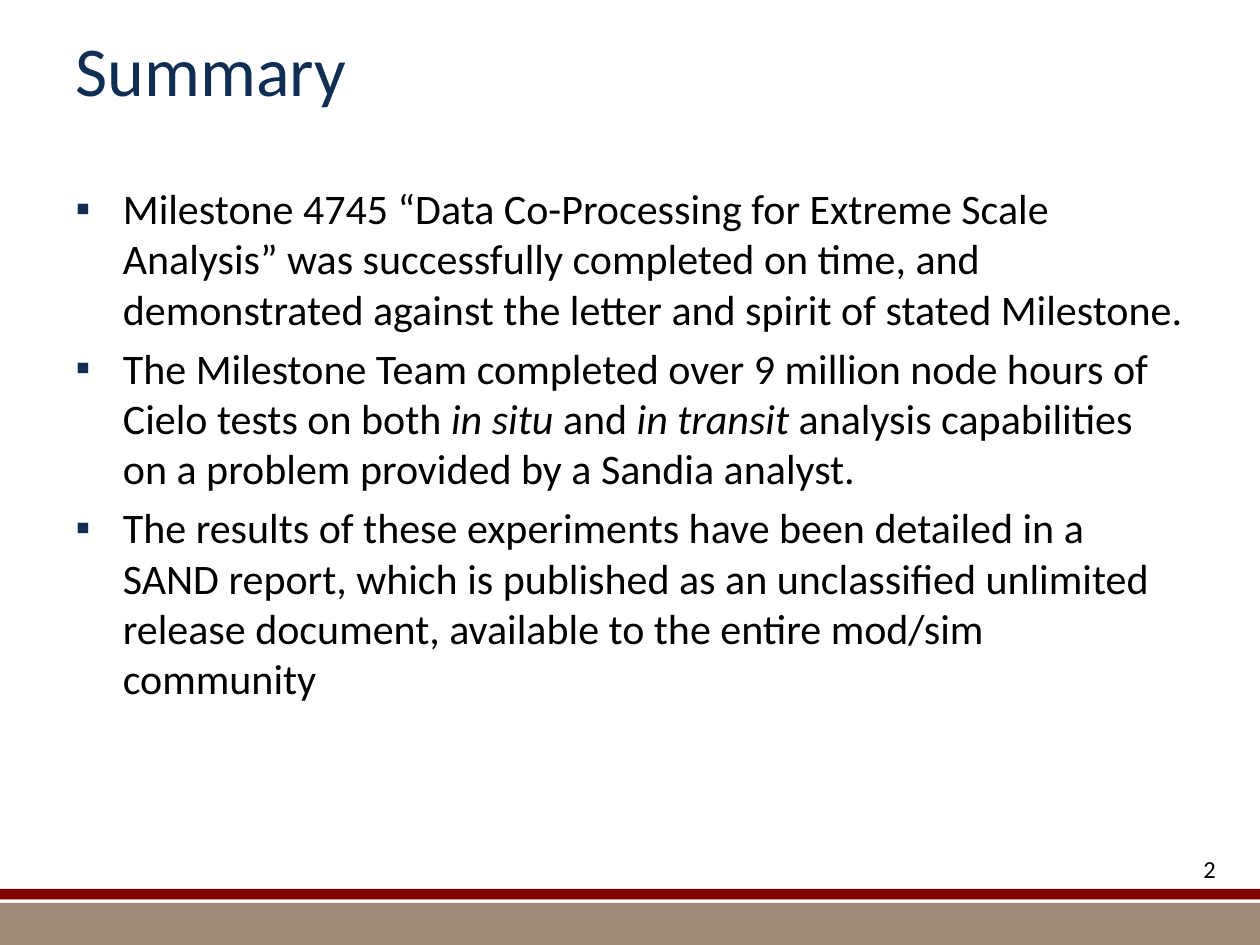
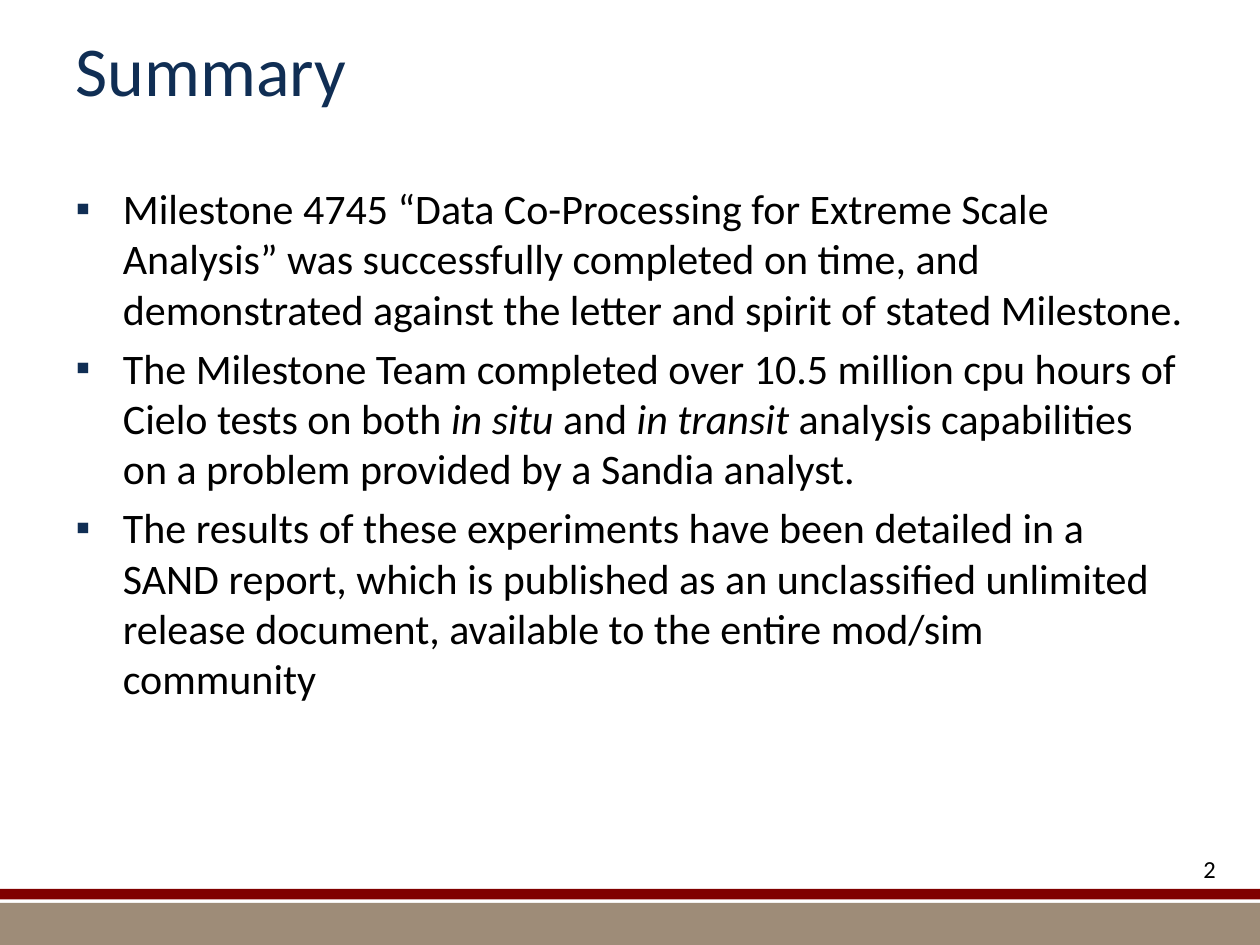
Before and after one commit to kmorel-papers/MilestoneFY13, a slide deck: slide 2 of Summary/SummarySlides.pptx. Drawn at 1260x945 pixels with LibreOffice and Linux fonts; fonts in the diff are those of the drawing; background and template pictures are left out. Boxes give left, top, right and bottom in pixels: in the first picture for what was removed or moved away, otherwise in the second. Text is boxed around its words. In the diff, an @@ line names an element or a change of style, - is before the commit and + after.

Commit message:
Updated utilization to 10.58 core hours.

```diff
--- a/Summary/SummarySlides.pptx
+++ b/Summary/SummarySlides.pptx
@@ text at <box>123,354,1176,491</box>: text changed @@
-▪ The Milestone Team completed over 9 million node hours of Cielo tests on both in situ and in transit analysis capabilities on a problem provided by a Sandia analyst.
+▪ The Milestone Team completed over 10.5 million cpu hours of Cielo tests on both in situ and in transit analysis capabilities on a problem provided by a Sandia analyst.
```
Also in this commit, not shown: 7 other files.
